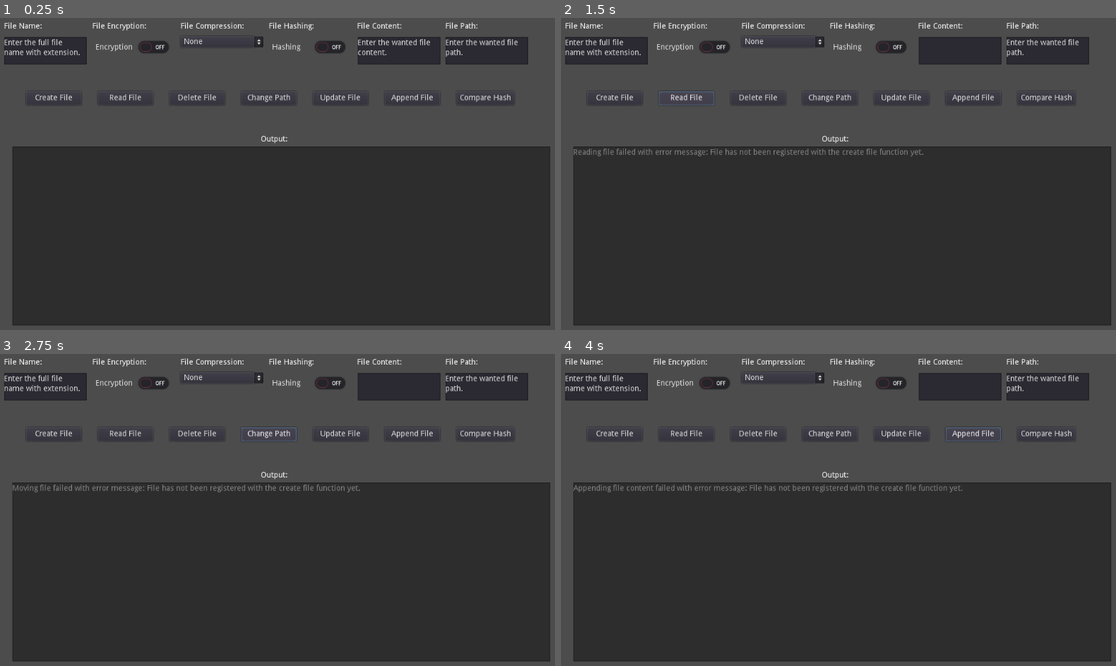
Above: before the commit, frames 1-4 (two rows, left to right).
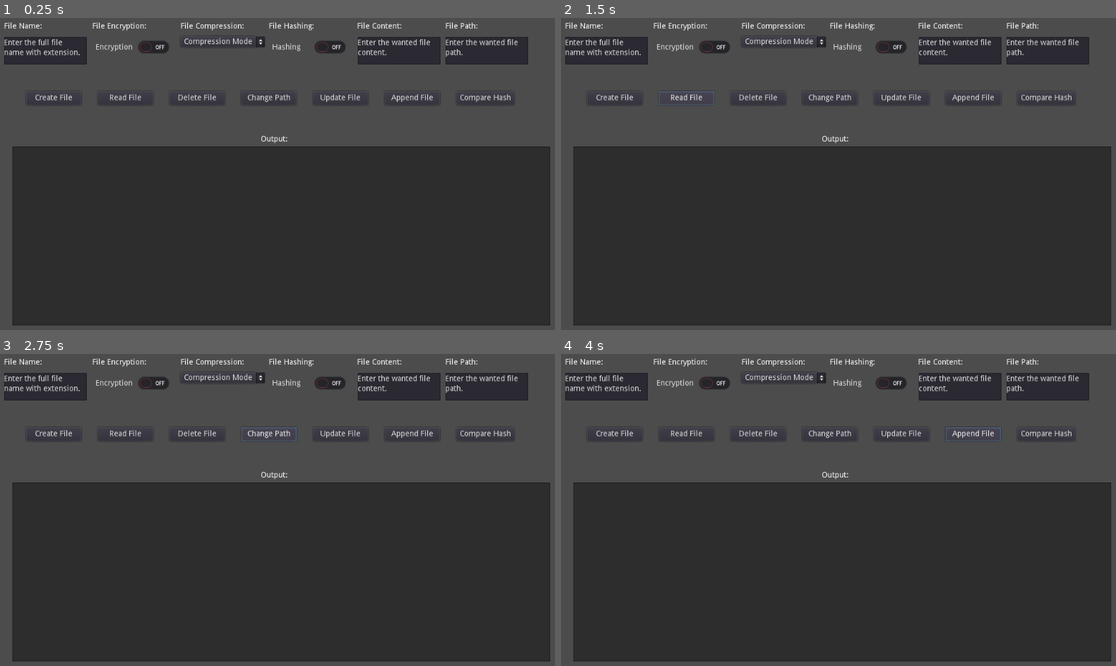
Above: after the commit, the same moments.

Repository: MathewHDYT/Godot-Data-Manager
Game: Godot game, scene res://Scenes/Main.tscn
Two runs of this game, one before a commit and one after it. Both use one fixed random seed, a clock stepped at 60 frames per second and the inputs below.
Inputs:
- Up to frame 1 (0.25 s): no input
- Up to frame 2 (1.5 s): click "Create File" at 0.5 s; click "Read File" at 1.25 s
- Up to frame 3 (2.75 s): click "Change Path" at 2 s
- Up to frame 4 (4 s): click "Update File" at 2.75 s; click "Append File" at 3.5 s

The runs differ from the first frame. In frame 1, 0.2% of the frame differs, in the area x 33-48%, y 5-10%; in frame 2, 0.8%; in frame 3, 0.8%; in frame 4, 0.9%, in the area x 2-78%, y 5-45%.
Error after the commit: Parse Error: Only strings can be used as an index in the base type "ValueError". (res://Scripts/MethodCall.gd:40)

Commit message:
Improve code quality
Separated check_file method to ensure bool doesn't handle the switching of the method responsibility, replaced returning an array with the Value Error class to make getting and differentiating which value is the error and which one is the value easier.

Diff:
--- a/Scripts/DataManager.gd
+++ b/Scripts/DataManager.gd
@@ -1,6 +1,7 @@
 extends Node
 
-# Creates and registers a new file with the given properties abd writes the given text to it.
+# Creates and registers a new file with the given properties, writes the given text to it
+# and returns an integer representing the GlobalScope Error Enum, showing wheter and how creating the file failed.
 # file_name (String): Name the given file should have (is used as the ID so make sure it's unique)
 # content (String): Inital data that should be saved into the file.
 # directory_path (String): Directory the file shoukd be saved into.
@@ -22,7 +23,7 @@
     var file_hash := ""
     # Add data of the newly created file to a file data instance.
     var file_data := FileData.new(file_path, file_hash, encryption, compression)
-    err = _check_file(file_path)[1]
+    err = _check_file_not_exists(file_path).get_error()
     if (err != OK):
         return err
     if (encryption && compression >= 0):
@@ -40,35 +41,26 @@
 # when the file is nto yet registered or when the hash is not as expected,
 # if hashing is enabled for the given file.
 # file_name (String): Name of the given file that should be read from.
-func read_from_file(file_name : String) -> Array:
-    var err := OK
-    var content = ""
-    var result := _get_file_data(file_name)
-    var file_data = result[0]
-    err = result[1]
-    if (err != OK):
-        return [content, err]
+func read_from_file(file_name : String) -> ValueError:
+    var value_error := ValueError.new("", OK)
+    value_error.set_data(_get_file_data(file_name))
+    if (value_error.get_error() != OK):
+        return value_error
     # Check if hashing is enabled and we therefore saved the latest hash in file_data.
     # Check if the hash is still the same or if it was changed.
-    if (file_data.get_file_hash() != "" && !compare_hash(file_name)[0]):
+    if (value_error.get_value().get_file_hash() != "" && !compare_hash(file_name).get_value()):
         # If it was don't read our given content from the file.
-        err = ERR_FILE_CORRUPT
-        return [content, err]
+        value_error.set_error(ERR_FILE_CORRUPT)
+        return value_error
     # Check if the file should be only encrypted.
-    if (file_data.get_file_key()):
-        result = _read_from_encrypted_file(file_data.get_file_path(), File.READ)
-        content = result[0]
-        err = result[1]
+    if (value_error.get_value().get_file_key()):
+        value_error.set_data(_read_from_encrypted_file(value_error.get_value().get_file_path(), File.READ))
     # Check if the file should be only compressed.
-    elif (file_data.get_file_compression() >= 0):
-        result = _read_from_compressed_file(file_data, File.READ)
-        content = result[0]
-        err = result[1]
+    elif (value_error.get_value().get_file_compression() >= 0):
+        value_error.set_data(_read_from_compressed_file(value_error.get_value(), File.READ))
     else:
-        result = _read_from_file(file_data.get_file_path(), File.READ)
-        content = result[0]
-        err = result[1]
-    return [content, err]
+        value_error.set_data(_read_from_file(value_error.get_value().get_file_path(), File.READ))
+    return value_error
 
 # Changes the file location of the given file to the new directory and
 # returns true if it succeeded.
@@ -80,8 +72,8 @@
     if directory_path[-1] != '/':
         directory_path += '/'
     var result := _get_file_data(file_name)
-    var file_data = result[0]
-    err = result[1]
+    var file_data = result.get_value()
+    err = result.get_error()
     if (err != OK):
         return err
     # Check if the given path exists.
@@ -94,7 +86,7 @@
     var name = file_data.get_file_path().split("/")[-1]
     var file_path = directory_path + name
     # Check if the file exists already at the given path.
-    err = _check_file(file_path)[1]
+    err = _check_file_not_exists(file_path).get_error()
     if (err != OK):
         return err
     # Move the file to its new location and adjust the file_path to the new value.
@@ -111,8 +103,8 @@
 func update_file_content(file_name : String, content : String) -> int:
     var err := OK
     var result := _get_file_data(file_name)
-    var file_data = result[0]
-    err = result[1]
+    var file_data = result.get_value()
+    err = result.get_error()
     if (err != OK):
         return err
     err = _detect_write_mode(file_data, content, File.WRITE)
@@ -126,8 +118,8 @@
 func append_file_content(file_name : String, content : String) -> int:
     var err := OK
     var result := _get_file_data(file_name)
-    var file_data = result[0]
-    err = result[1]
+    var file_data = result.get_value()
+    err = result.get_error()
     if (err != OK):
         return err
     # Check if hashing is enabled and we therefore saved the latest hash in file_data.
@@ -142,31 +134,28 @@
 # Compares the current hash with the last expected hash
 # and returns true if it is the same and false if it isn't.
 # file_name (String): Name of the given file that should have its hash checked.
-func compare_hash(file_name : String) -> Array:
-    var err := OK
-    var success := false
-    var result := _get_file_data(file_name)
-    var file_data = result[0]
-    err = result[1]
-    if (err != OK):
-        return [success, err]
-    elif (file_data.get_file_hash() == ""):
-        err = ERR_FILE_MISSING_DEPENDENCIES
-        return [success, err]
-    var current_hash := _get_file_hash(file_data.get_file_path())
-    success = current_hash == file_data.get_file_hash()
-    return [success, err]
+func compare_hash(file_name : String) -> ValueError:
+    var value_error := ValueError.new(false, OK)
+    value_error.set_data(_get_file_data(file_name))
+    if (value_error.get_error() != OK):
+        return value_error
+    elif (value_error.get_value().get_file_hash() == ""):
+        value_error.set_error(ERR_FILE_MISSING_DEPENDENCIES)
+        return value_error
+    var current_hash := _get_file_hash(value_error.get_value().get_file_path())
+    value_error.set_value(current_hash == value_error.get_value().get_file_hash())
+    return value_error
 
 # Deletes the given file and unregisters it.
 # file_name (String): Name of the given file that should be deleted.
 func delete_file(file_name : String) -> int:
     var err := OK
     var result := _get_file_data(file_name)
-    var file_data = result[0]
-    err = result[1]
-    if (err != OK):
-        return err
-    err = _check_file(file_data.get_file_path(), true)[1]
+    var file_data = result.get_value()
+    err = result.get_error()
+    if (err != OK):
+        return err
+    #value_error.set_error(_check_file_exists(value_error.get_value().get_file_path())
     if (err != OK):
         return err
     var dir := Directory.new()
@@ -190,6 +179,36 @@
 const FILE_KEY := "ja9tEHvXzvJcwDOiwQoI"
 
 var _file_dictionary  := Dictionary()
+
+# Contains the return value of a given function as well as the error the function returned
+class ValueError:
+    var _value
+    var _err := OK
+
+    # Getter for the value.
+    func get_value():
+        return _value
+
+    # Setter for the value.
+    func set_value(value) -> void:
+        _value = value
+
+    # Getter for the error.
+    func get_error() -> int:
+        return _err
+
+    # Setter for the error.
+    func set_error(err : int) -> void:
+        _err = err
+
+    func set_data(value_error : ValueError) -> void:
+        _value = value_error.get_value()
+        _err = value_error.get_error()
+
+    # Constructor for the ValueError class.
+    func _init(value, err : int):
+        _value = value
+        _err = err
 
 # Contains information needed to reload and reaccess the file after the game session has been reset.
 class FileData:
@@ -240,8 +259,7 @@
 # Called when the game is started.
 func _ready() -> void:
     # Check if there has been a previous game session, with saved game files.
-    var file_exists = _check_file(DICTIONARY_KEY_FILE, true)[0]
-    if (not file_exists):
+    if (!_check_file_exists(DICTIONARY_KEY_FILE).get_value()):
         # If there wasn't we need to create the file initially.
         _update_file_names()
     else:
@@ -249,28 +267,38 @@
         # into our dictionary.
         _load_file_names()
 
-# Gets the FileData object from the given file name otu of our dictionary.
-func _get_file_data(file_name : String) -> Array:
-    var err := OK
-    var file_data = _file_dictionary.get(file_name)
+# Gets the FileData object from the given file name out of our dictionary.
+func _get_file_data(file_name : String) -> ValueError:
+    var value_error := ValueError.new(null, OK)
+    value_error.set_value(_file_dictionary.get(file_name))
     # Check if the key existed and we succesfully got the value.
-    if (file_data == null || !file_data is FileData):
-        err = ERR_FILE_UNRECOGNIZED
-    return [file_data, err]
+    if (value_error.get_value() == null || !value_error.get_value() is FileData):
+        value_error.set_error(ERR_FILE_UNRECOGNIZED)
+    return value_error
 
 # Checks if the file at the given location exists and returns an error,
-# if the expected result is different then the actual result.
-func _check_file(file_path : String, file_exists := false) -> Array:
-    var err := OK
+# if there isn't already a file at the given location.
+func _check_file_exists(file_path : String) -> ValueError:
+    var value_error := ValueError.new(false, OK)
     var file := File.new()
-    var result := file.file_exists(file_path)
-    file.close()
-    if (result != file_exists):
-        if (result):
-            err = ERR_ALREADY_EXISTS
-        else:
-            err = ERR_DOES_NOT_EXIST
-    return [result, err]
+    value_error.set_value(file.file_exists(file_path))
+    file.close()
+    # Check if the file doesn't exist
+    if (!value_error.get_value()):
+        value_error.set_error(ERR_DOES_NOT_EXIST)
+    return value_error
+
+# Checks if the file at the given location doesn't exist and returns an error,
+# if there already is a file at the given location.
+func _check_file_not_exists(file_path : String) -> ValueError:
+    var value_error := ValueError.new(false, OK)
+    var file := File.new()
+    value_error.set_value(file.file_exists(file_path))
+    file.close()
+    # Check if the file doesn't exist
+    if (value_error.get_value()):
+        value_error.set_error(ERR_ALREADY_EXISTS)
+    return value_error
 
 # Add the given FileData to the dictionary, where the value is the FileData and the key is our file name
 func _add_to_dictionary(file_name : String, file_data : FileData) -> void:
@@ -411,37 +439,34 @@
     return err
 
 # Simply reads the content from the given file.
-func _read_from_file(file_path : String, file_mode : int) -> Array:
-    var err := OK
-    var content = ""
-    var file = File.new()
-    err = file.open(file_path, file_mode)
-    if (err != OK):
-        return [content, err]
-    content = file.get_as_text()
-    file.close()
-    return [content, err]
+func _read_from_file(file_path : String, file_mode : int) -> ValueError:
+    var value_error := ValueError.new("", OK)
+    var file = File.new()
+    value_error.set_error(file.open(file_path, file_mode))
+    if (value_error.set_error != OK):
+        return value_error
+    value_error.set_value(file.get_as_text())
+    file.close()
+    return value_error
 
 # Reads the content from the given compressed file.
-func _read_from_compressed_file(file_data : FileData, file_mode : int) -> Array:
-    var err := OK
-    var content = ""
-    var file = File.new()
-    err = file.open_compressed(file_data.get_file_path(), file_mode, file_data.get_file_compression())
-    if (err != OK):
-        return [content, err]
-    content = file.get_as_text()
-    file.close()
-    return [content, err]
+func _read_from_compressed_file(file_data : FileData, file_mode : int) -> ValueError:
+    var value_error := ValueError.new("", OK)
+    var file = File.new()
+    value_error.set_error(file.open_compressed(file_data.get_file_path(), file_mode, file_data.get_file_compression()))
+    if (value_error.get_error() != OK):
+        return value_error
+    value_error.set_value(file.get_as_text())
+    file.close()
+    return value_error
 
 # Reads the content from the given encrypted file.
-func _read_from_encrypted_file(file_path : String, file_mode : int) -> Array:
-    var err := OK
-    var content = ""
-    var file = File.new()
-    err = file.open_encrypted_with_pass(file_path, file_mode, FILE_KEY)
-    if (err != OK):
-        return [content, err]
-    content = file.get_as_text()
-    file.close()
-    return [content, err]
+func _read_from_encrypted_file(file_path : String, file_mode : int) -> ValueError:
+    var value_error := ValueError.new("", OK)
+    var file = File.new()
+    value_error.set_error(file.open_encrypted_with_pass(file_path, file_mode, FILE_KEY))
+    if (value_error.get_error() != OK):
+        return value_error
+    value_error.set_value(file.get_as_text())
+    file.close()
+    return value_error
